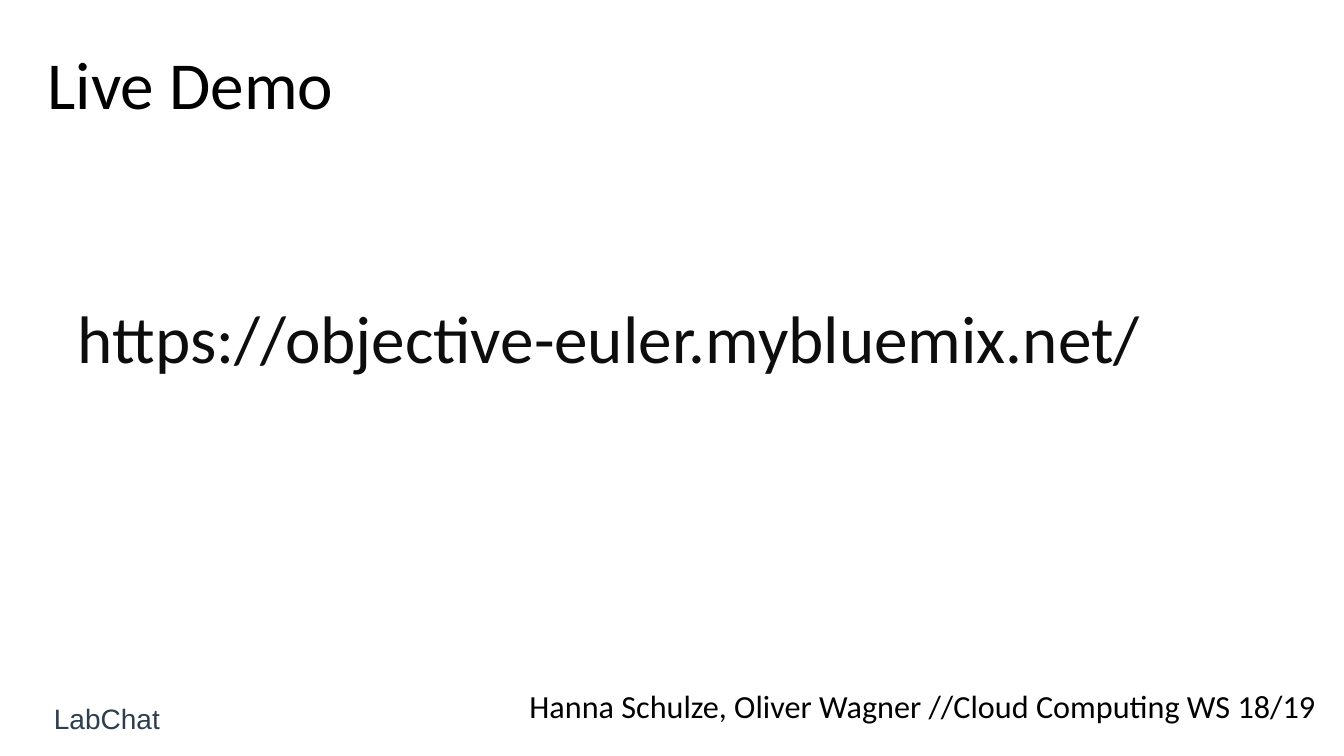
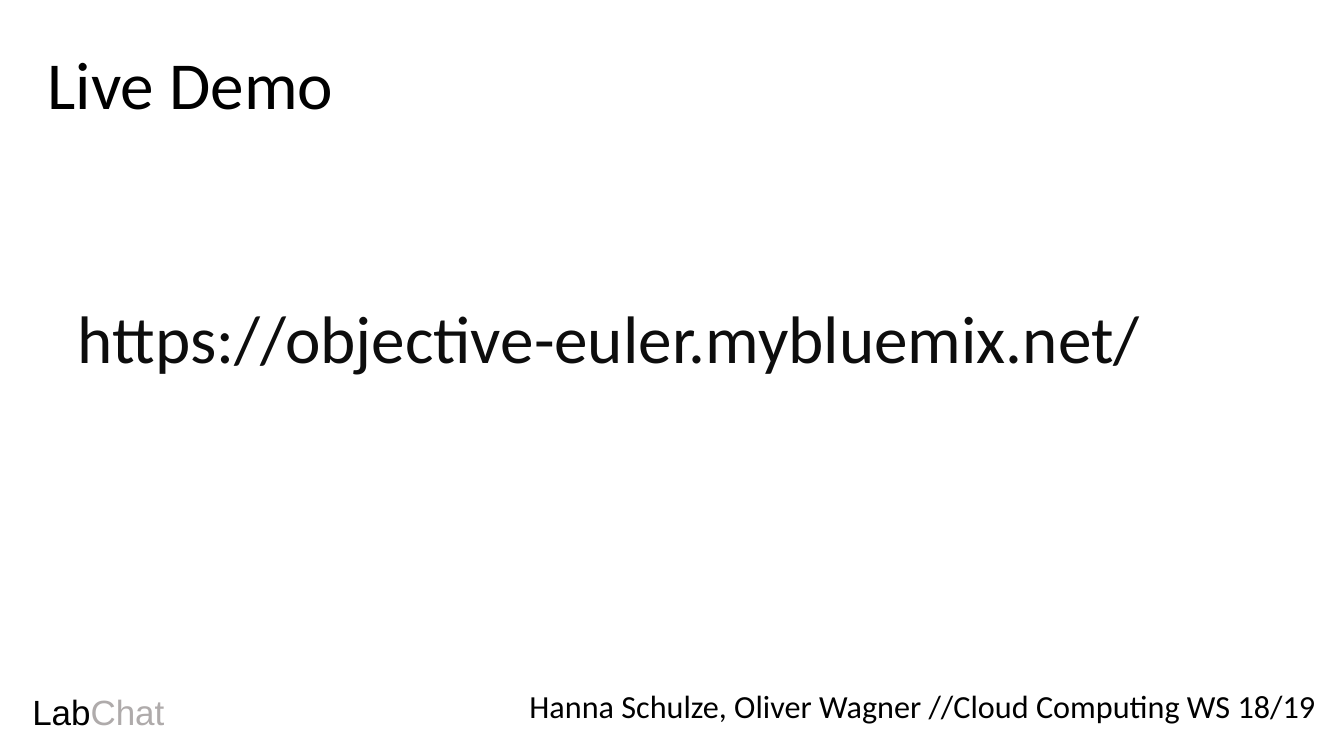
Before and after one commit to oliverwagner1989/CloudComputing_WS1718, a slide deck: slide 6 of Presentation LabChat - Exc 4.odp (slide 7 before the commit). Drawn at 1344x756 pixels with LibreOffice and Linux fonts; fonts in the diff are those of the drawing. Boxes give left, top, right and bottom in pixels: in the first picture for what was removed or moved away, otherwise in the second. Text is boxed around its words. In the diff, an @@ line names an element or a change of style, - is before the commit and + after.

```diff
--- a/Presentation LabChat - Exc 4.odp
+++ b/Presentation LabChat - Exc 4.odp
@@ text "LabChat" at bbox=[32, 699, 164, 726]: size 20 to 25 pt; text colour #2C3E50 to #000000, text colour #2C3E50 to #AFABAB in "LabChat"; alignment centre to left; vertical alignment bottom to middle @@
```
Also in this commit, not shown: 1 other slide changed, 3 slides added, 4 slides removed, 2 other files.
